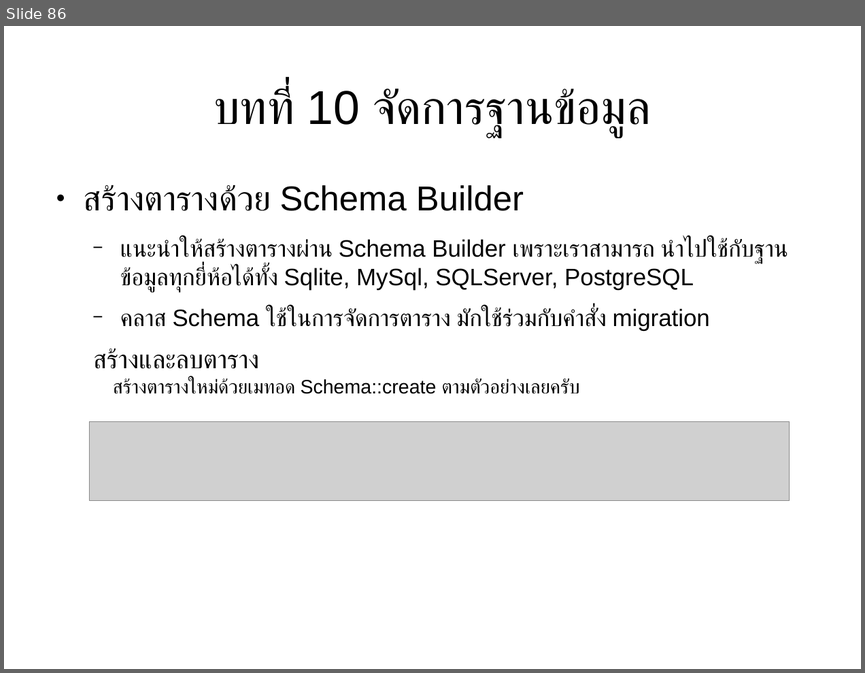
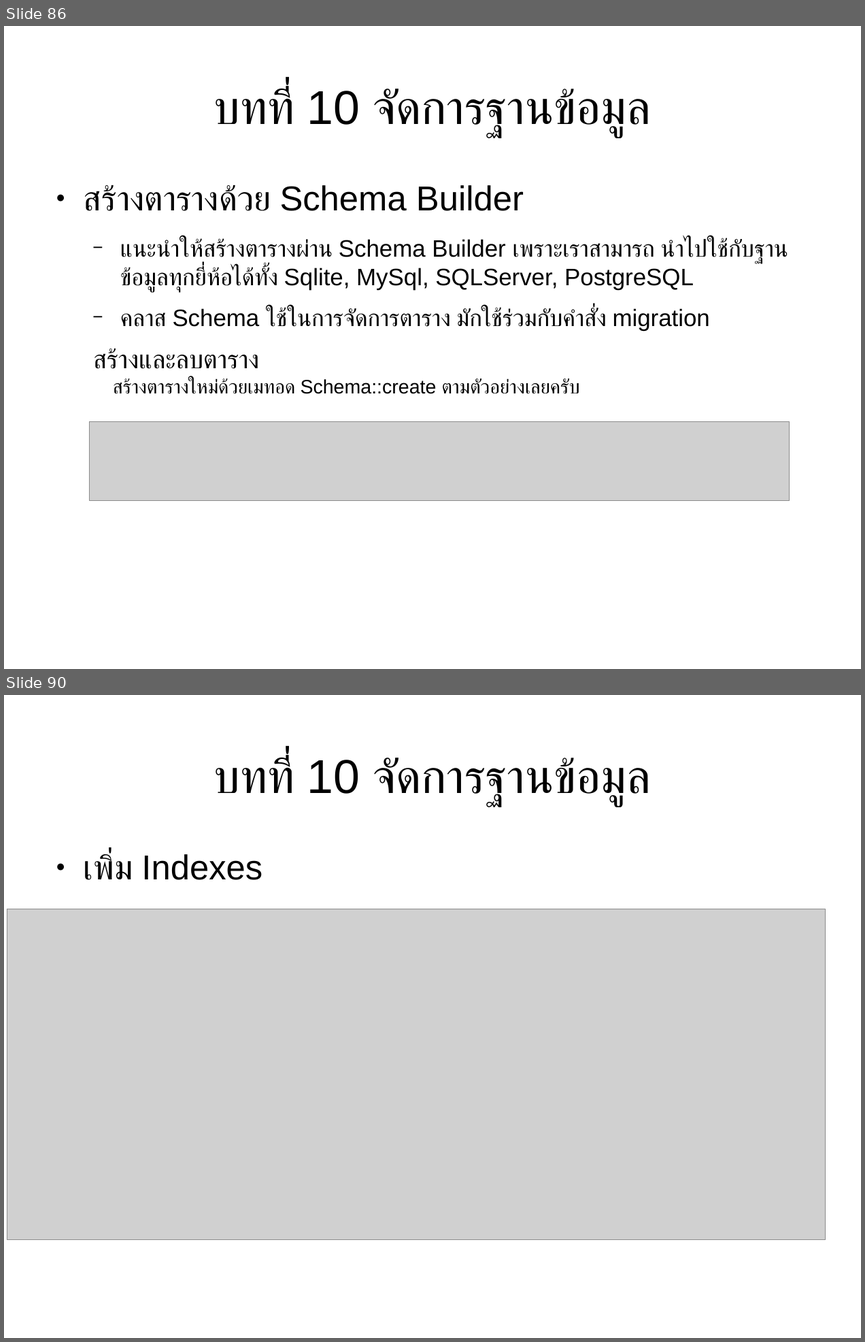
Before and after one commit to expstudio/Laravel-Course-Material, a slide deck: slide course.odp. Shown one above the other, each under a label of ours: slide 86 before the commit, slides 86 and 90 after it; the slides between them are not shown. The pictures are 865x673 and 865x1342 pixels, drawn with LibreOffice and Linux fonts; fonts in the diff are those of the drawing; grey boxes stand for pictures. Boxes give left, top, right and bottom in pixels: in the first picture for what was removed or moved away, otherwise in the second. Text is boxed around its words. In the diff, an @@ line names an element or a change of style, - is before the commit and + after.

```diff
--- a/slide course.odp
+++ b/slide course.odp
@@ slide 90 added at (4,695,861,1338), background #FFFFFF @@
@@ title added at (213,756,651,807), 44 pt, text #000000 @@
+บทที่ 10 จัดการฐานข้อมูล
@@ text added at (84,853,262,880), 32 pt, text #000000 @@
+● เพิ่ม Indexes
@@ picture added at (7,909,826,1239) @@
```
Also in this commit, not shown: 4 other slides added, 1 slide removed, 1 other file.
